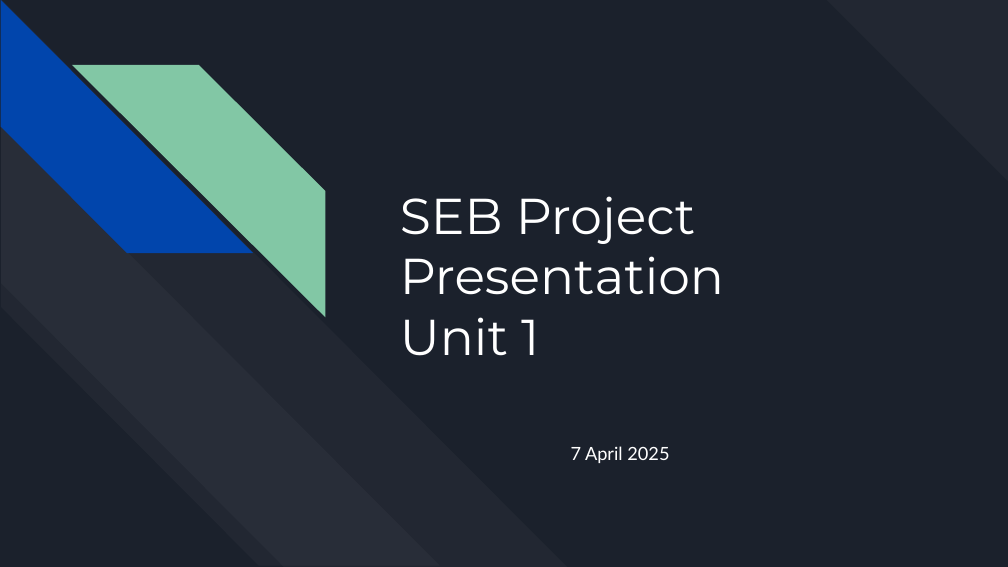
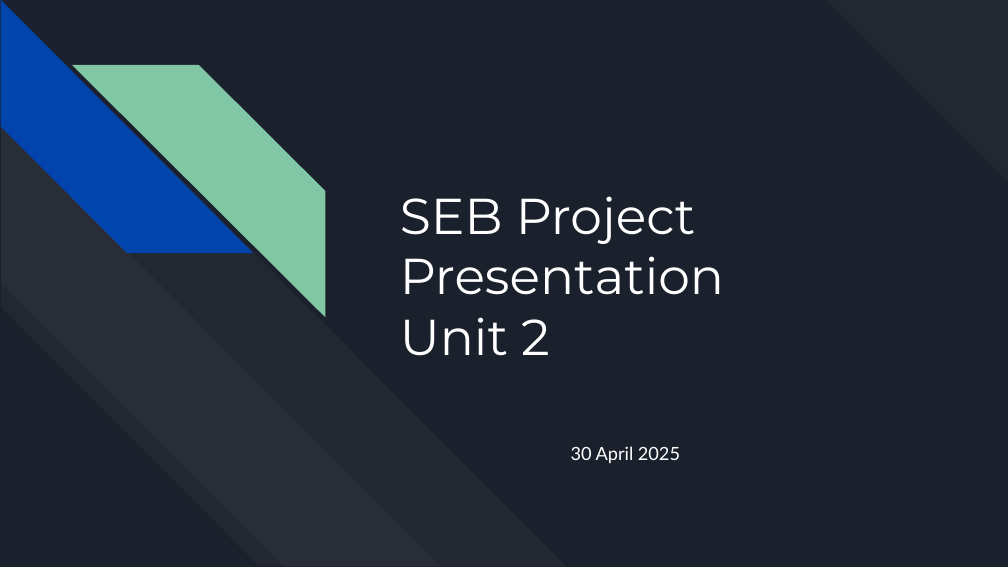
Before and after one commit to FairuzFairuz/Unit2ReactAppProject, a slide deck: slide 1 of Unit 2 Project.pptx. Drawn at 1008x567 pixels with LibreOffice and Linux fonts; fonts in the diff are those of the drawing. Boxes give left, top, right and bottom in pixels: in the first picture for what was removed or moved away, otherwise in the second. Text is boxed around its words. In the diff, an @@ line names an element or a change of style, - is before the commit and + after.

```diff
--- a/Unit 2 Project.pptx
+++ b/Unit 2 Project.pptx
@@ title at box(400, 196, 724, 356): text changed @@
-SEB Project Presentation
-Unit 1
+SEB Project Presentation
+Unit 2
@@ subtitle at box(571, 446, 680, 463): text changed @@
-7 April 2025
+30 April 2025
```
Also in this commit, not shown: 2 other slides changed, 2 slides added, 2 slides removed, 4 other files.
